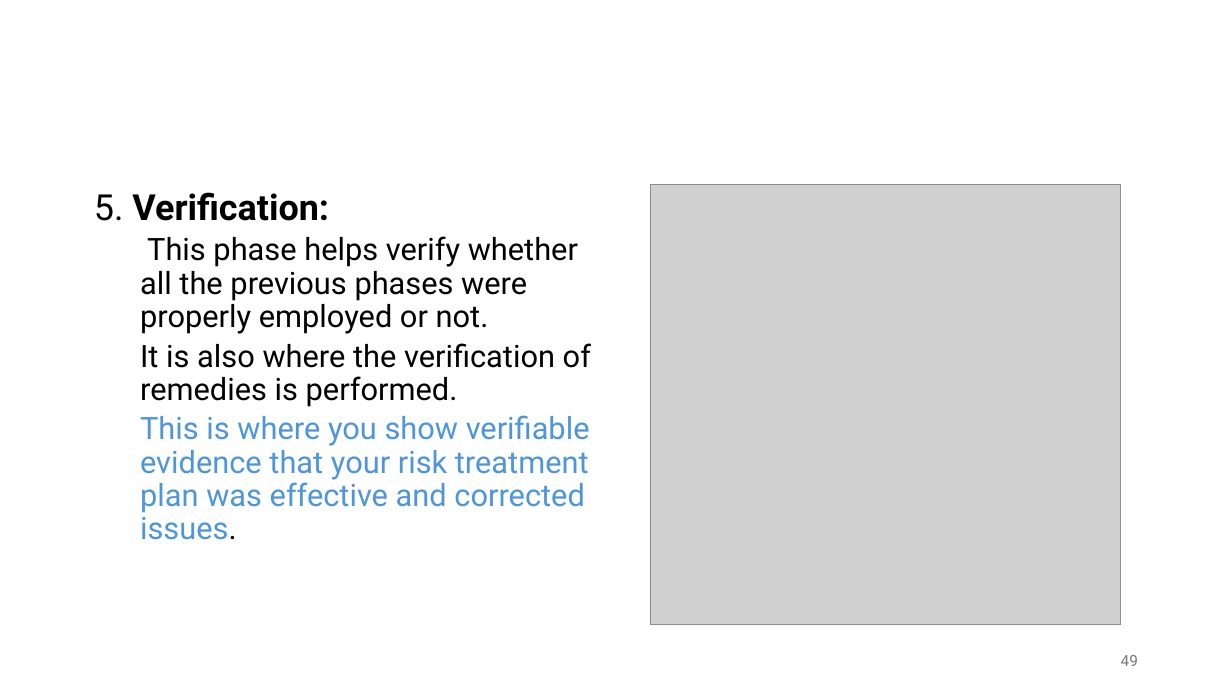
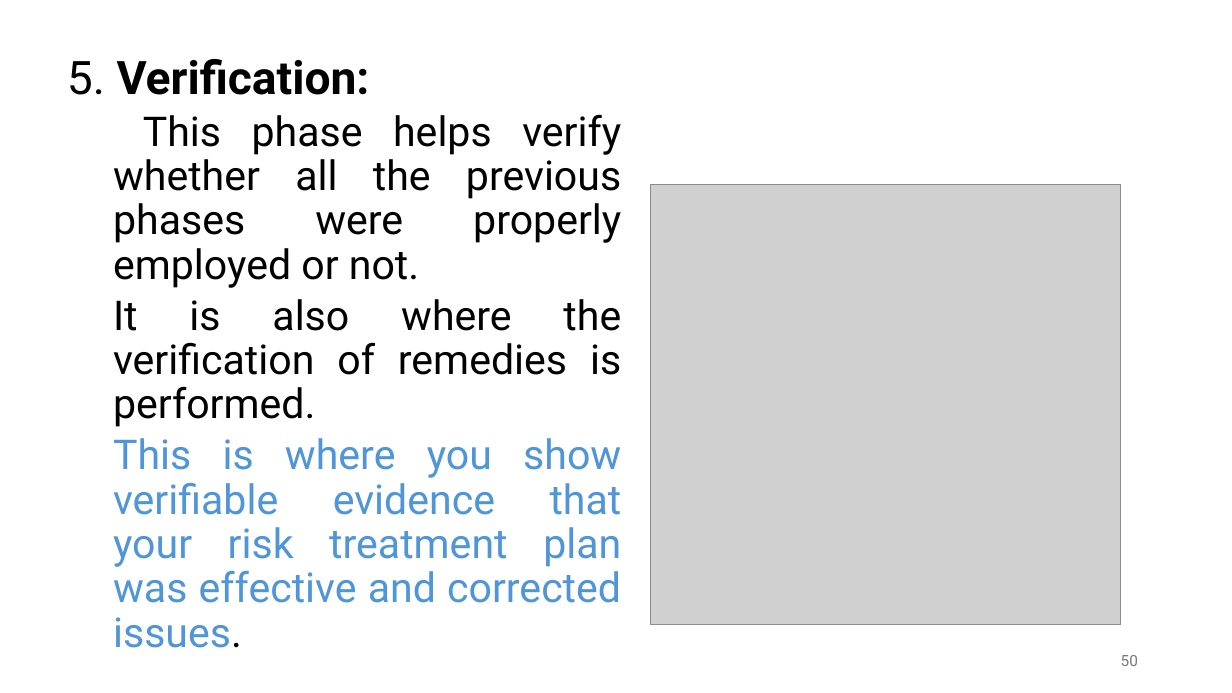
Before and after one commit to shakiliitju/M.Sc-in-ICT, a slide deck: slide 50 of Semester 2/Applied Cyber Security/Lecture/L5.pptx (slide 49 before the commit). Drawn at 1232x693 pixels with LibreOffice and Linux fonts; fonts in the diff are those of the drawing; grey boxes stand for pictures. Boxes give left, top, right and bottom in pixels: in the first picture for what was removed or moved away, otherwise in the second. Text is boxed around its words. In the diff, an @@ line names an element or a change of style, - is before the commit and + after.

```diff
--- a/Semester 2/Applied Cyber Security/Lecture/L5.pptx
+++ b/Semester 2/Applied Cyber Security/Lecture/L5.pptx
@@ text "5. Verification:": place and size @@
-text "5. Verification:" at (94,192,591,540)
+text "5. Verification:" at (67,59,622,603)
@@ text "5. Verification:" at (67,59,622,603): size 28 to 36 pt in "5. Verification:"; size 24 to 32 pt; alignment left to justified @@
@@ page number at (1121,655,1138,666): text changed @@
-49
+50
```
Also in this commit, not shown: 37 other slides changed, 1 slide added, 5 other files.
